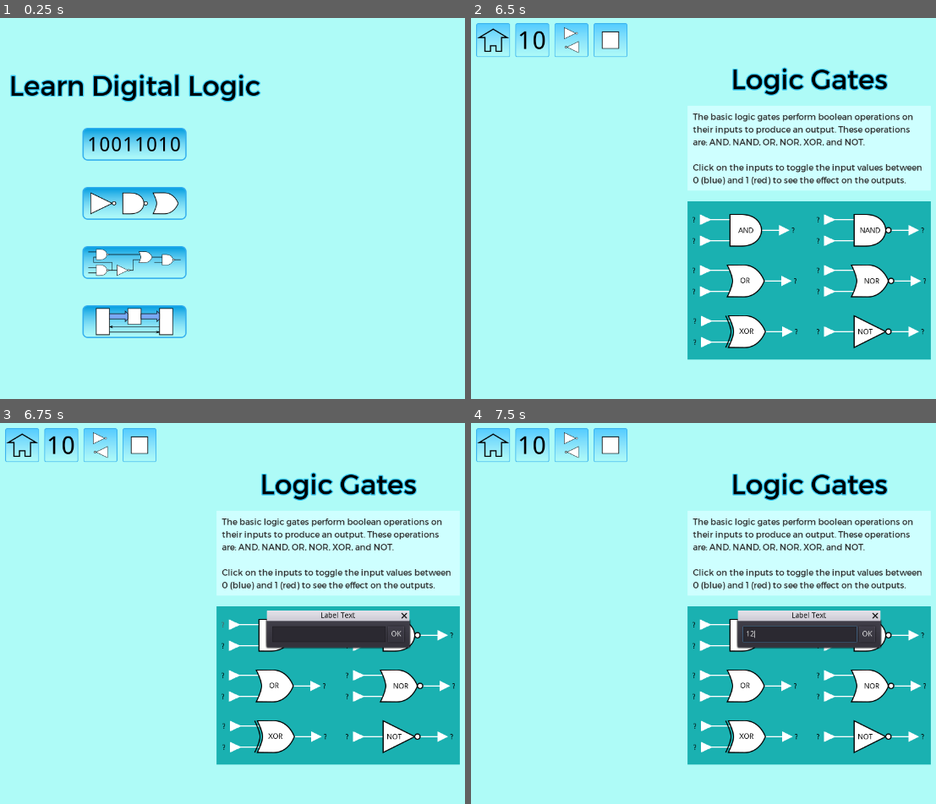
Above: before the commit, frames 1-4 (two rows, left to right).
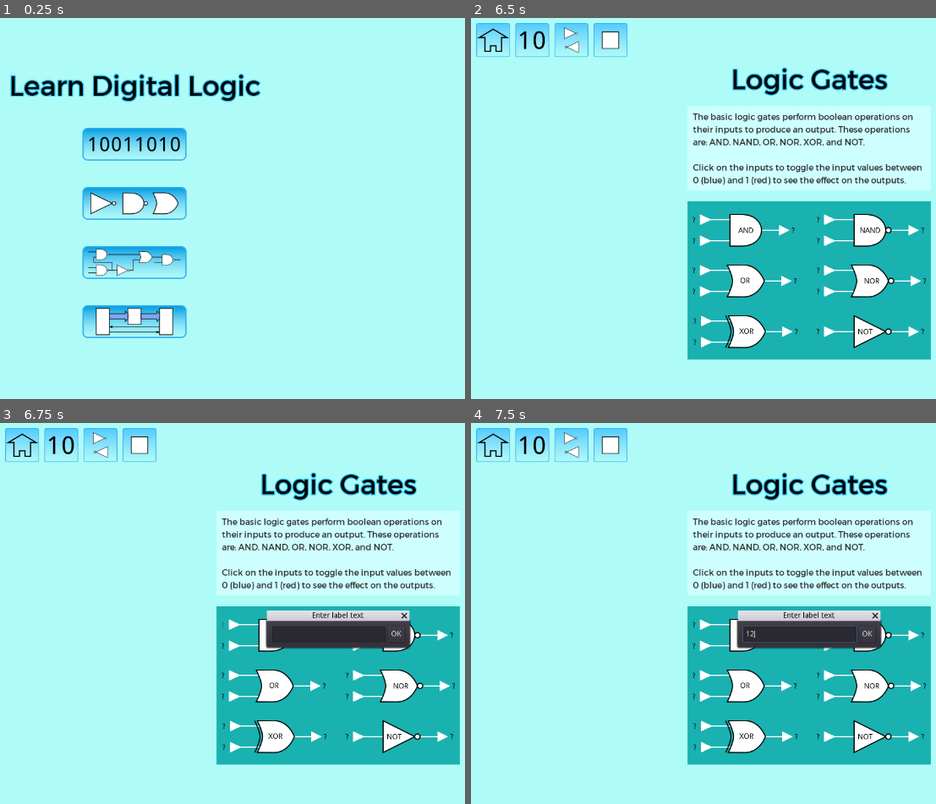
Above: after the commit, the same moments.

Repository: andrew-wilkes/digital-logic
Game: Godot game, scene res://Main.tscn
Same seed, same stepped clock (60 frames per second), same inputs: the game is played once before the commit and once after it.
Inputs (mouse positions are in pixels of both pictures, inside the frame that each line leads up to):
- Up to frame 1 (0.25 s): no input
- Up to frame 2 (6.5 s): click (605, 143) at 0.5 s; click "-" at 1.25 s; click "+" at 2 s; click "<<" at 2.75 s; click ">>" at 3.5 s; click "~" at 4.25 s; click (494, 40) at 5 s; click (605, 204) at 5.75 s
- Up to frame 3 (6.75 s): click "?" at 6.5 s
- Up to frame 4 (7.5 s): click (801, 632) at 7.27 s; type "12" at 7.35 s

Frames 1-2 are identical in both runs. In frame 3, 0.1% of the frame differs, in the area x 67-79%, y 49-52%; in frame 4, 0.1%.

Commit message:
Fix file delete logic

Diff:
--- a/game/Circuit.gd
+++ b/game/Circuit.gd
@@ -341,6 +341,7 @@
 
 func request_to_save_scene():
 	if cid.empty():
+		$c/LabelDialog.window_title = "Enter circuit name"
 		$c/LabelDialog.popup_centered()
 	else:
 		save_scene()
@@ -446,3 +447,7 @@
 	while(g.circuits.keys().has(id + String(i))):
 		i += 1
 	return id + String(i)
+
+
+func _on_FileDialog_item_deleted():
+	cid = ""
--- a/game/Circuit.tscn
+++ b/game/Circuit.tscn
@@ -70,3 +70,4 @@
 [node name="LabelDialog" parent="c" instance=ExtResource( 1 )]
 [connection signal="resized" from="." to="." method="set_shape_position"]
 [connection signal="input_event" from="Area2D" to="." method="_on_Area2D_input_event"]
+[connection signal="item_deleted" from="c/FileDialog" to="." method="_on_FileDialog_item_deleted"]
--- a/game/FileDialog.gd
+++ b/game/FileDialog.gd
@@ -1,6 +1,7 @@
 extends WindowDialog
 
 signal item_selected(cid)
+signal item_deleted
 
 var items = []
 var item_to_delete
@@ -52,5 +53,7 @@
 func _on_Confirm_confirmed():
 	var cid = items[item_to_delete].cid
 	g.circuits.erase(cid)
+	g.save_file(g.PART_FILE_PATH + "data.json", g.circuits)
 	g.delete_file(g.PART_FILE_PATH, cid + ".tscn")
 	set_items()
+	emit_signal("item_deleted")
--- a/game/FileDialog.tscn
+++ b/game/FileDialog.tscn
@@ -30,9 +30,10 @@
 allow_rmb_select = true
 
 [node name="Confirm" type="ConfirmationDialog" parent="."]
+visible = true
 margin_right = 200.0
 margin_bottom = 70.0
-dialog_text = "Delete this circuit?"
+dialog_text = "Delete saved data? "
 [connection signal="about_to_show" from="." to="." method="_on_FileDialog_about_to_show"]
 [connection signal="item_rmb_selected" from="M/Items" to="." method="_on_Items_item_rmb_selected"]
 [connection signal="item_selected" from="M/Items" to="." method="_on_Items_item_selected"]
--- a/game/NameDialog.tscn
+++ b/game/NameDialog.tscn
@@ -3,7 +3,6 @@
 [ext_resource path="res://NameDialog.gd" type="Script" id=1]
 
 [node name="NameDialog" type="WindowDialog"]
-visible = true
 anchor_right = 1.0
 anchor_bottom = 1.0
 margin_right = -860.0
--- a/game/parts/Input.gd
+++ b/game/parts/Input.gd
@@ -20,6 +20,7 @@
 
 
 func _on_Label_button_down():
+	$c/LabelDialog.window_title = "Enter label text"
 	$c/LabelDialog.set_text(get_label())
 	$c/LabelDialog.popup_centered()
 
--- a/game/parts/Output.gd
+++ b/game/parts/Output.gd
@@ -30,6 +30,7 @@
 
 
 func _on_Label_button_down():
+	$c/LabelDialog.window_title = "Enter label text"
 	$c/LabelDialog.set_text(get_label())
 	$c/LabelDialog.popup_centered()
 
--- a/game/parts/lib/c1.tscn
+++ /dev/null
@@ -1,55 +0,0 @@
-[gd_scene load_steps=7 format=2]
-
-[ext_resource path="res://parts/Gate.gd" type="Script" id=1]
-[ext_resource path="res://parts/bNAND.tscn" type="PackedScene" id=2]
-[ext_resource path="res://parts/Input.gd" type="Script" id=3]
-[ext_resource path="res://parts/Output.gd" type="Script" id=4]
-[ext_resource path="res://parts/zInput.tscn" type="PackedScene" id=5]
-[ext_resource path="res://parts/zOutput.tscn" type="PackedScene" id=6]
-
-[node name="Parts" type="Node2D"]
-position = Vector2( 100, 10 )
-
-[node name="NAND9044" type="Node2D" parent="." instance=ExtResource( 2 )]
-position = Vector2( 176, 314 )
-z_index = 1
-script = ExtResource( 1 )
-highlight_pin = true
-highlight_part = true
-moveable = true
-wireable = true
-show_state = false
-is_ext_input = false
-gate_type = "NAND"
-
-[node name="NAND2878" type="Node2D" parent="." instance=ExtResource( 2 )]
-position = Vector2( 346, 334 )
-z_index = 1
-script = ExtResource( 1 )
-highlight_pin = true
-highlight_part = true
-moveable = true
-wireable = true
-show_state = false
-is_ext_input = false
-gate_type = "NAND"
-
-[node name="Input" type="Node2D" parent="." instance=ExtResource( 5 )]
-position = Vector2( 56, 304 )
-script = ExtResource( 3 )
-highlight_pin = true
-highlight_part = true
-moveable = true
-wireable = true
-show_state = true
-is_ext_input = true
-
-[node name="Output" type="Node2D" parent="." instance=ExtResource( 6 )]
-position = Vector2( 466, 334 )
-script = ExtResource( 4 )
-highlight_pin = true
-highlight_part = true
-moveable = true
-wireable = true
-show_state = true
-is_ext_input = false
--- a/game/parts/lib/c2.tscn
+++ /dev/null
@@ -1,43 +0,0 @@
-[gd_scene load_steps=6 format=2]
-
-[ext_resource path="res://parts/Gate.gd" type="Script" id=1]
-[ext_resource path="res://parts/aAND.tscn" type="PackedScene" id=2]
-[ext_resource path="res://parts/Input.gd" type="Script" id=3]
-[ext_resource path="res://parts/dNOR.tscn" type="PackedScene" id=4]
-[ext_resource path="res://parts/zInput.tscn" type="PackedScene" id=5]
-
-[node name="Parts" type="Node2D"]
-
-[node name="AND" type="Node2D" parent="." instance=ExtResource( 2 )]
-position = Vector2( 166, 134 )
-z_index = 1
-script = ExtResource( 1 )
-highlight_pin = true
-highlight_part = true
-moveable = true
-wireable = true
-show_state = true
-is_ext_input = false
-gate_type = "AND"
-
-[node name="NOR" type="Node2D" parent="." instance=ExtResource( 4 )]
-position = Vector2( 506, 264 )
-z_index = 1
-script = ExtResource( 1 )
-highlight_pin = true
-highlight_part = true
-moveable = true
-wireable = true
-show_state = false
-is_ext_input = false
-gate_type = "NOR"
-
-[node name="Input" type="Node2D" parent="." instance=ExtResource( 5 )]
-position = Vector2( 306, 284 )
-script = ExtResource( 3 )
-highlight_pin = true
-highlight_part = true
-moveable = true
-wireable = true
-show_state = true
-is_ext_input = true
--- a/game/parts/lib/data.json
+++ b/game/parts/lib/data.json
@@ -1 +1 @@
-{"c1":{"offset":{"x":100,"y":10},"parts":[{"id":0,"label":"","wires":[[1,0]]},{"id":1,"label":"","wires":[[3,0]]},{"id":2,"label":"Input","wires":[[0,0]]},{"id":3,"label":"Out","wires":[]}],"title":"Nands"},"c2":{"offset":{"x":0,"y":0},"parts":[{"id":0,"wires":[[1,0]]},{"id":1,"wires":[]},{"id":2,"wires":[[1,1]]}],"title":"And"},"c3":{"offset":{"x":20,"y":-20},"parts":[{ …(1275 unchanged characters)…
+{"c3":{"offset":{"x":20,"y":-20},"parts":[{ …(1275 unchanged characters)…
